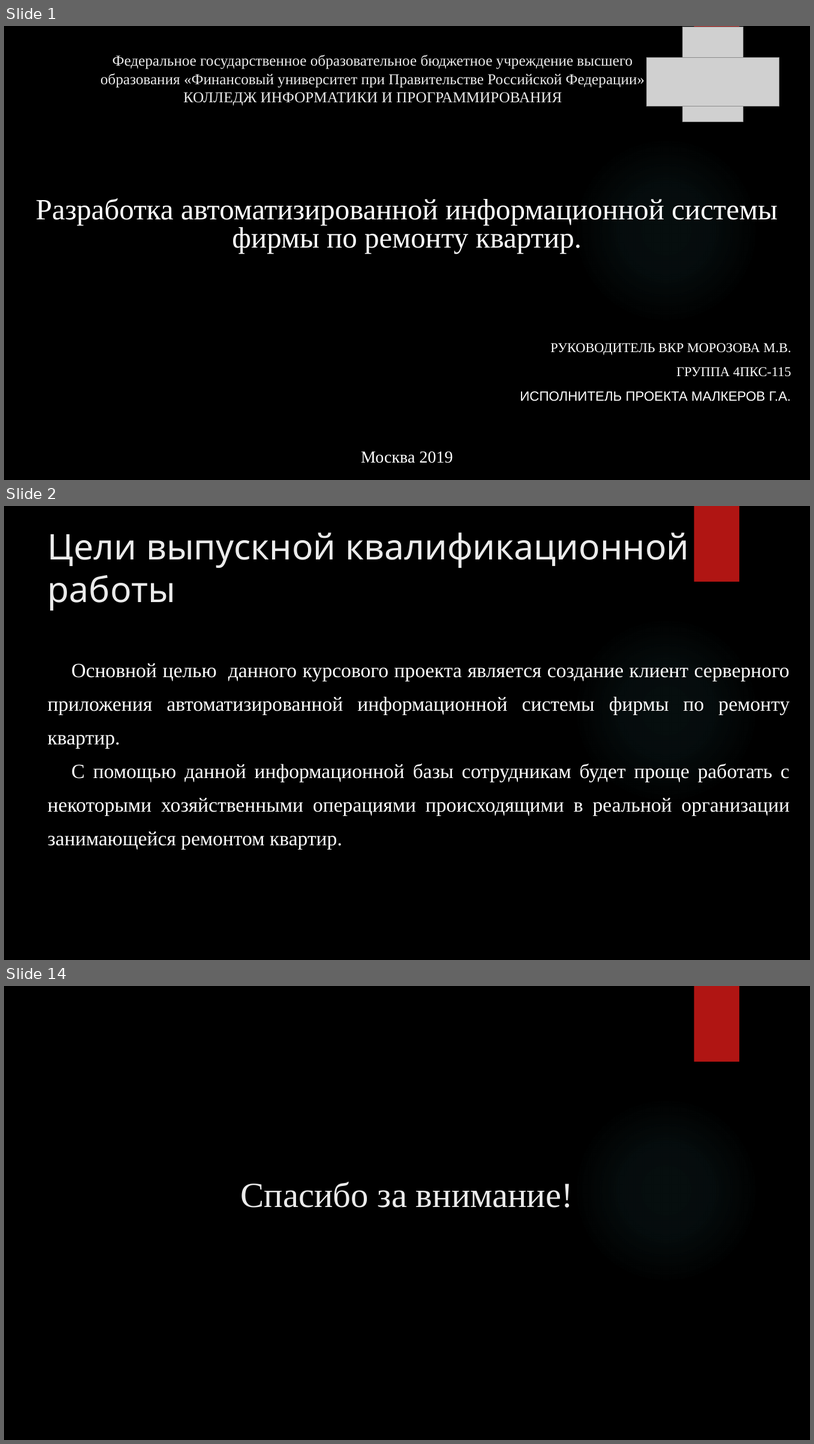
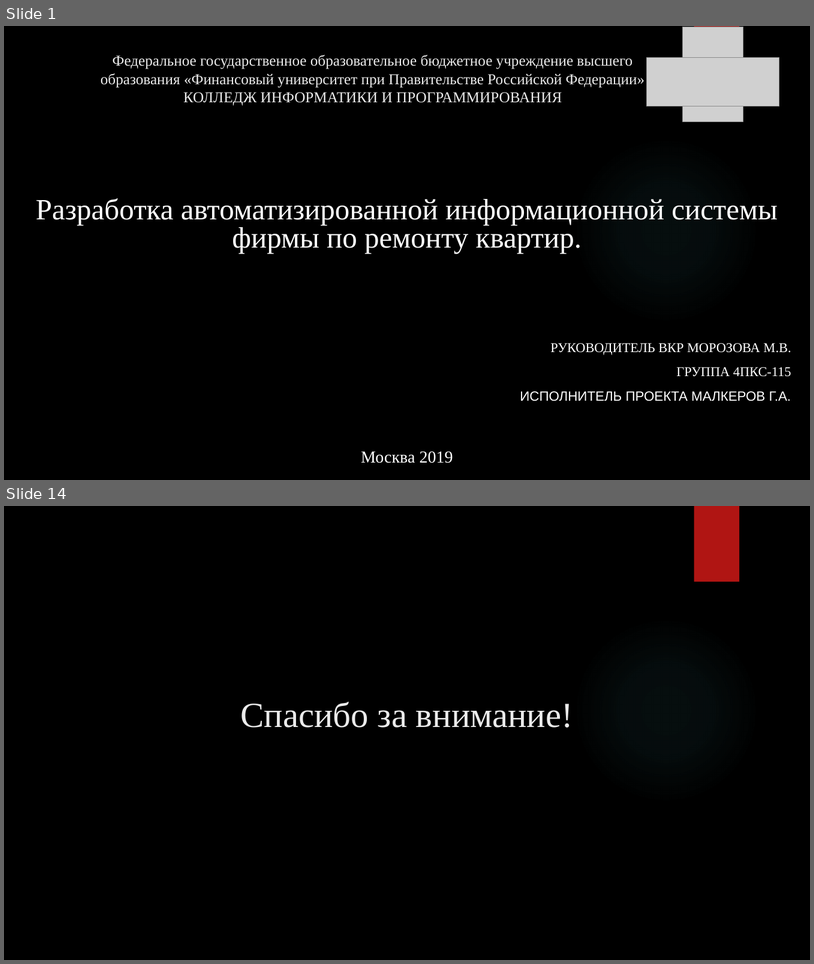
Before and after one commit to GENDOSMAL/Diplom, a slide deck: Documentation/Презентация к защите.pptx. Shown one above the other, each under a label of ours: slides 1, 2 and 14 before the commit, slides 1 and 14 after it; the slides between them are not shown. The pictures are 814x1444 and 814x964 pixels, drawn with LibreOffice and Linux fonts; fonts in the diff are those of the drawing; grey boxes stand for pictures; background and template pictures are left out. Boxes give left, top, right and bottom in pixels: in the first picture for what was removed or moved away, otherwise in the second. Text is boxed around its words. In the diff, an @@ line names an element or a change of style, - is before the commit and + after.

```diff
--- a/Documentation/Презентация к защите.pptx
+++ b/Documentation/Презентация к защите.pptx
@@ slide 2 removed at [4,506,810,960], background picture (left out); not listed: 2 template elements that a slide beside it also shows @@
@@ title removed at [48,532,690,610] @@
-Цели выпускной квалификационной работы
@@ text removed at [48,663,790,849] @@
-Основной целью данного курсового проекта является создание клиент серверного приложения автоматизированной информационной системы фирмы по ремонту квартир.
-С помощью данной информационной базы сотрудникам будет проще работать с некоторыми хозяйственными операциями происходящими в реальной организации занимающейся ремонтом квартир.
```
Also in this commit, not shown: 8 slides changed, 4 slides added, 3 other slides removed, 1 other file.
